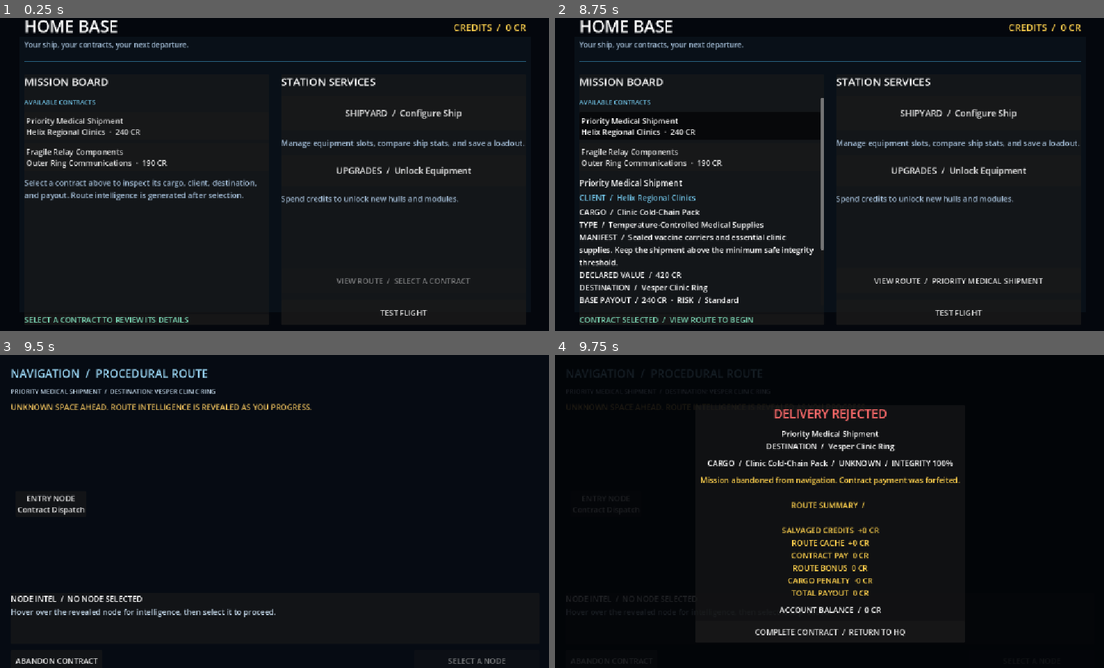
Above: before the commit, frames 1-4 (two rows, left to right).
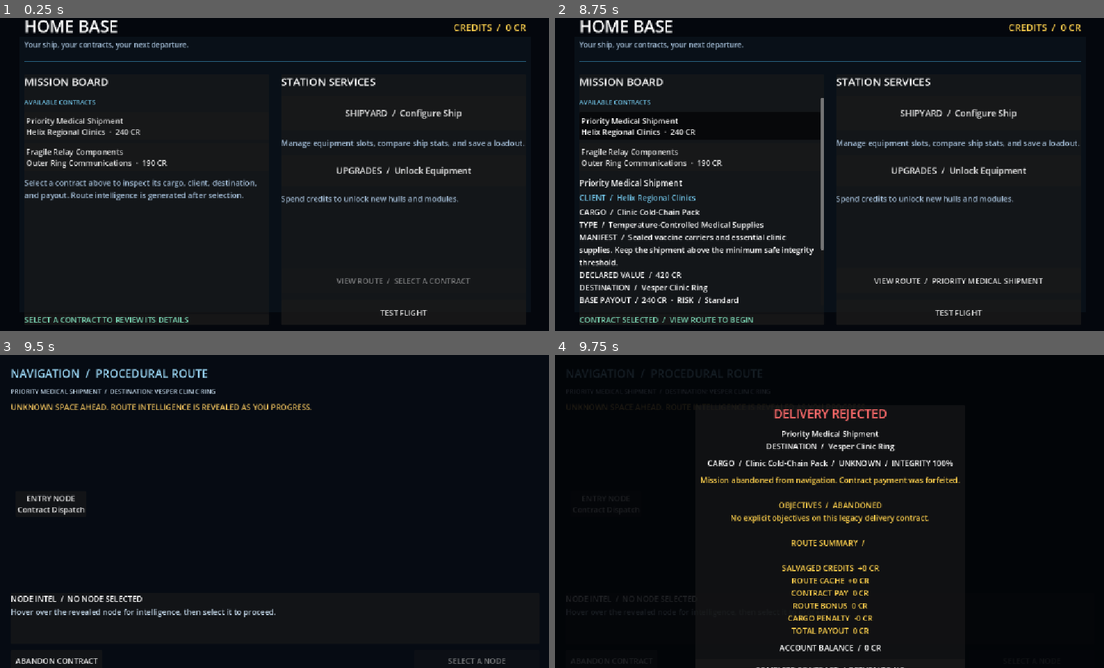
Above: after the commit, the same moments.

Repository: Bbran4/SpaceDelivery
Game: Godot game, scene res://scenes/mission_flight.tscn
The game is run twice, just before and just after one commit, with the same random seed, the same clock (stepped at 60 frames per second) and the same inputs. This scene is started directly instead of the project's main scene.
Inputs (mouse positions are in pixels of both pictures, inside the frame that each line leads up to):
- Up to frame 1 (0.25 s): no input
- Up to frame 2 (8.75 s): click "Priority Medical Shipment Hel…" at 0.5 s; click "Fragile Relay Components Oute…" at 1.25 s; click "UPGRADES / Unlock Equipment" at 2 s; click "VIEW ROUTE / FRAGILE RELAY CO…" at 2.75 s; click "TEST FLIGHT" at 3.5 s; click "RETURN TO HQ" at 4.25 s; click "SHIPYARD / Configure Ship" at 5 s; click "Starter Courier · Common" at 5.75 s; click "Return to HQ" at 6.5 s; tap Enter at 7.25 s; move the mouse to (802, 237) at 7.27 s; hold W (up) 7.28-8 s; hold Tab 7.28-8 s; click (802, 237) at 7.42 s; tap Space at 8 s; drag from (999, 221) to (802, 237) at 8.02 s
- Up to frame 3 (9.5 s): click "VIEW ROUTE / PRIORITY MEDICAL…" at 8.75 s
- Up to frame 4 (9.75 s): click "ABANDON CONTRACT" at 9.5 s

Frames 1-3 are identical in both runs. In frame 4, 3.2% of the frame differs, in the area x 32-69%, y 46-100%.

Commit message:
Show objective outcomes and track abandoned contracts

Diff:
--- a/scripts/route_map.gd
+++ b/scripts/route_map.gd
@@ -335,9 +335,26 @@
 	cargo.autowrap_mode = TextServer.AUTOWRAP_WORD_SMART
 	content.add_child(cargo)
 
+	var objective_lines: PackedStringArray = []
+	for objective_entry: Dictionary in result.get("objective_snapshot", []):
+		var objective_status: String = str(objective_entry.get("state", "UNKNOWN"))
+		var progress_text: String = "%d/%d" % [
+			int(objective_entry.get("progress", 0)),
+			int(objective_entry.get("required_quantity", 1)),
+		]
+		objective_lines.append("%s  /  %s%s" % [
+			str(objective_entry.get("title", objective_entry.get("id", "Objective"))),
+			objective_status,
+			"  (%s)" % progress_text if objective_status not in ["COMPLETED", "FAILED"] else "",
+		])
+	var objective_report: String = "\n".join(objective_lines)
+	if objective_report.is_empty():
+		objective_report = "No explicit objectives on this legacy delivery contract."
 	var report := Label.new()
-	report.text = "%s\n\nROUTE SUMMARY  /  %s\n\nSALVAGED CREDITS  +%d CR\nROUTE CACHE  +%d CR\nCONTRACT PAY  %d CR\nROUTE BONUS  %d CR\nCARGO PENALTY  -%d CR\nTOTAL PAYOUT  %d CR" % [
+	report.text = "%s\n\nOBJECTIVES  /  %s\n%s\n\nROUTE SUMMARY  /  %s\n\nSALVAGED CREDITS  +%d CR\nROUTE CACHE  +%d CR\nCONTRACT PAY  %d CR\nROUTE BONUS  %d CR\nCARGO PENALTY  -%d CR\nTOTAL PAYOUT  %d CR" % [
 		str(result.get("message", "")),
+		str(result.get("objective_outcome", "NOT_TRACKED")),
+		objective_report,
 		str(result.get("route_summary", "")),
 		int(result.get("credits_collected", 0)),
 		int(result.get("salvage_recovered", 0)),
@@ -369,6 +386,7 @@
 	if mission == null:
 		_return_to_hq()
 		return
+	ObjectiveTracker.mark_abandoned()
 	var result := MissionRunState.finish_mission(
 		false,
 		MissionRunState.total_credits,
